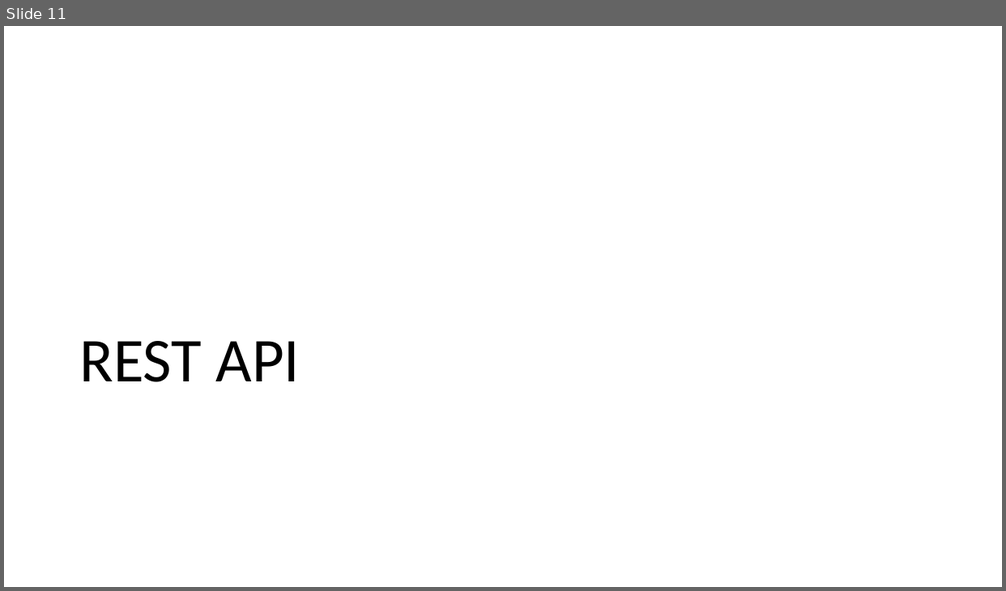
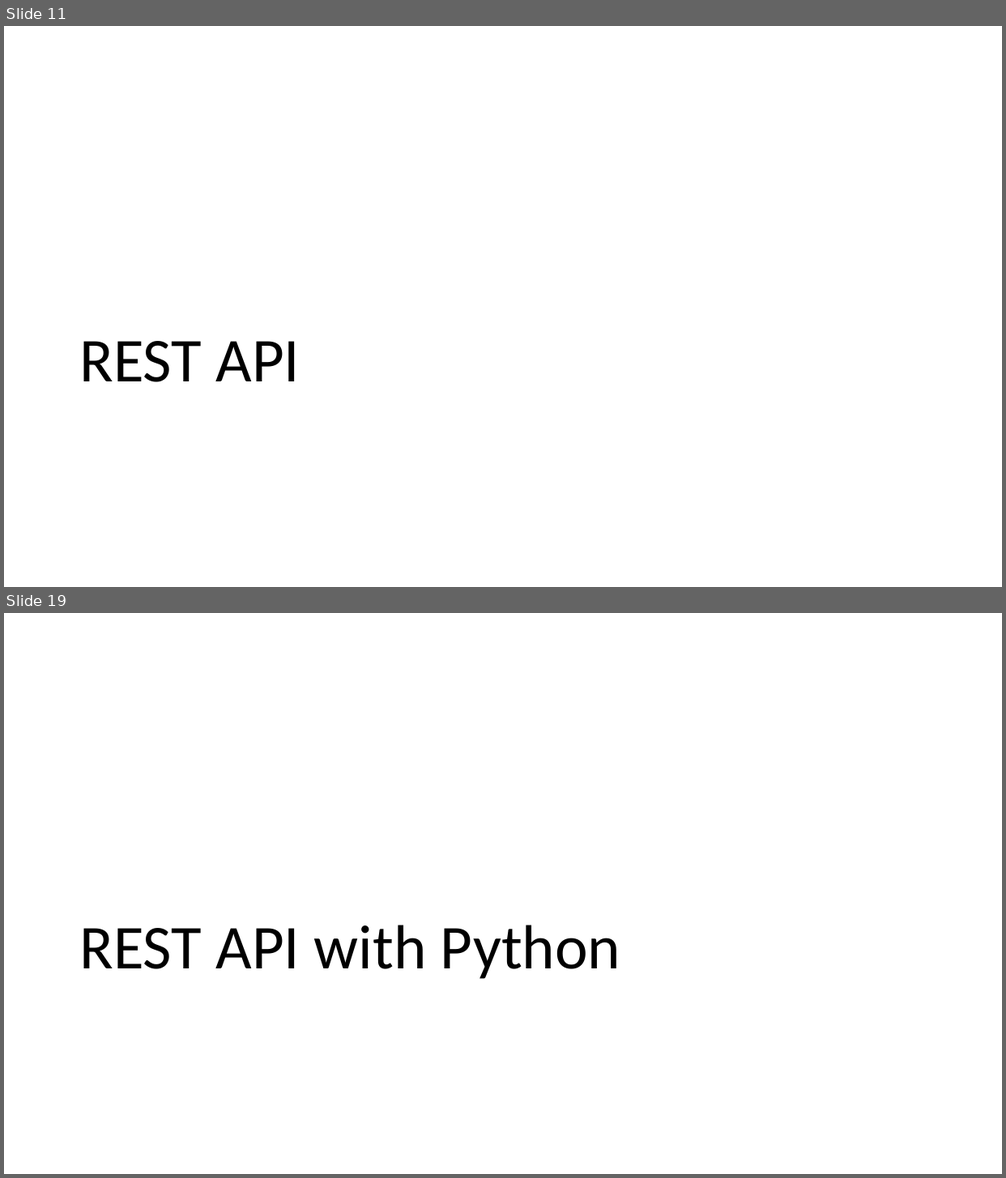
Before and after one commit to yuichi110/nutanix_restapi_bootcamp, a slide deck: lesson01.pptx. Shown one above the other, each under a label of ours: slide 11 before the commit, slides 11 and 19 after it; the slides between them are not shown. The pictures are 1006x591 and 1006x1178 pixels, drawn with LibreOffice and Linux fonts; fonts in the diff are those of the drawing. Boxes give left, top, right and bottom in pixels: in the first picture for what was removed or moved away, otherwise in the second. Text is boxed around its words. In the diff, an @@ line names an element or a change of style, - is before the commit and + after.

```diff
--- a/lesson01.pptx
+++ b/lesson01.pptx
@@ slide 19 added at (4,613,1002,1174), background #FFFFFF @@
@@ title added at (79,925,620,979), 60 pt, text #000000 @@
+REST API with Python
```
Also in this commit, not shown: 14 slides changed, 3 other slides added, 7 other files.
